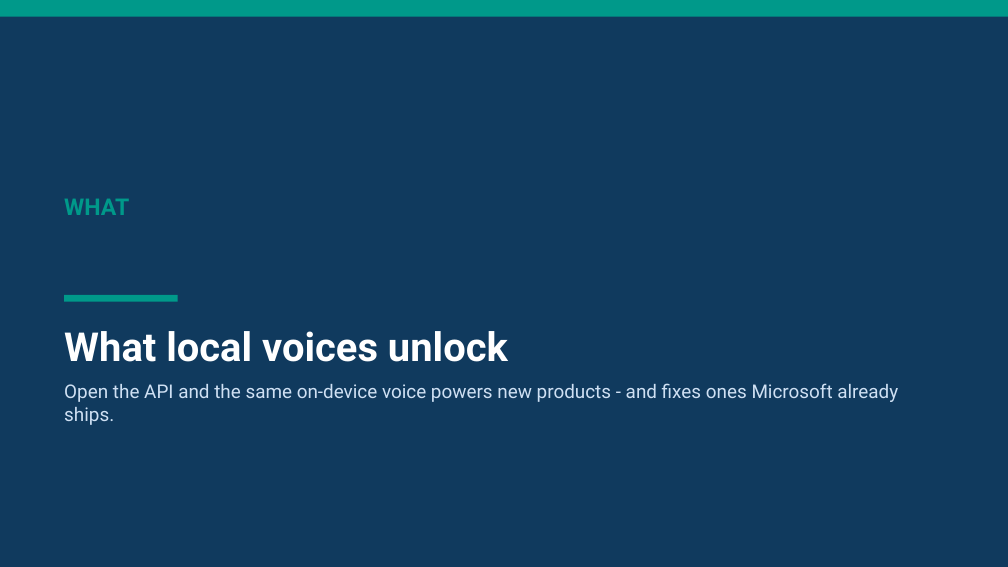
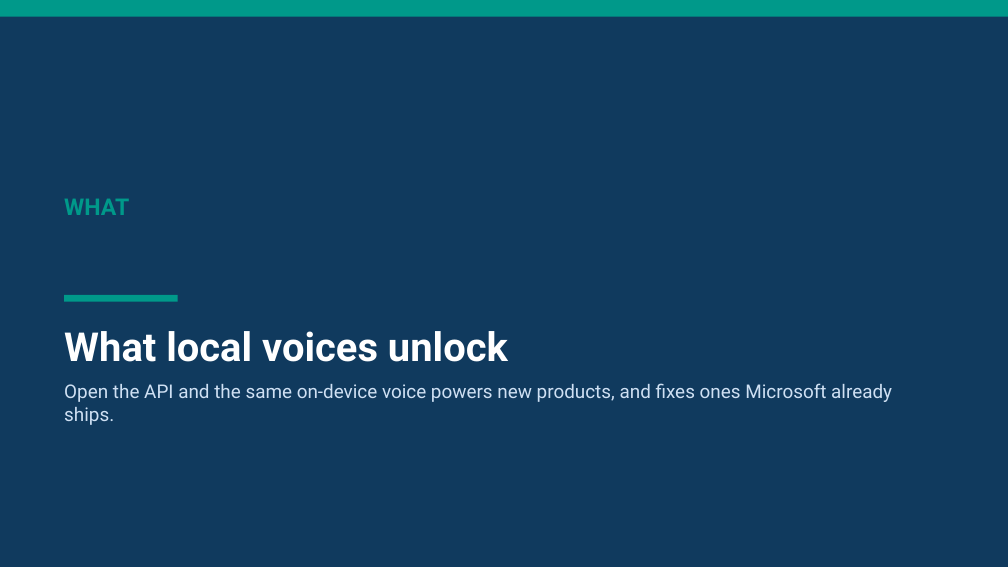
Before and after one commit to aclinick/claros, a slide deck: slide 6 of docs/pitch/live-voiceover.pptx. Drawn at 1008x567 pixels with LibreOffice and Linux fonts; fonts in the diff are those of the drawing. Boxes give left, top, right and bottom in pixels: in the first picture for what was removed or moved away, otherwise in the second. Text is boxed around its words. In the diff, an @@ line names an element or a change of style, - is before the commit and + after.

```diff
--- a/docs/pitch/live-voiceover.pptx
+++ b/docs/pitch/live-voiceover.pptx
@@ text at [64,383,892,425]: text changed @@
-Open the API and the same on-device voice powers new products - and fixes ones Microsoft already ships.
+Open the API and the same on-device voice powers new products, and fixes ones Microsoft already ships.
```
Also in this commit, not shown: 13 other slides changed, 10 other files.
